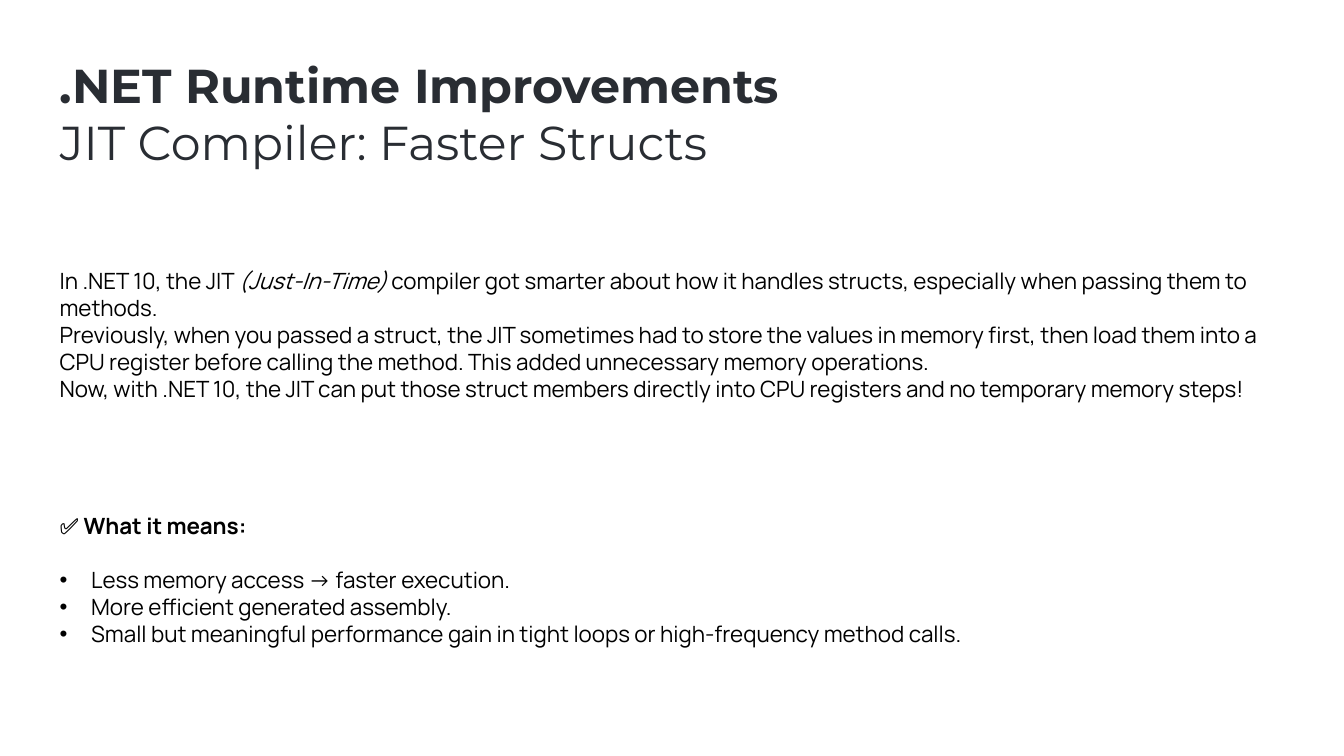
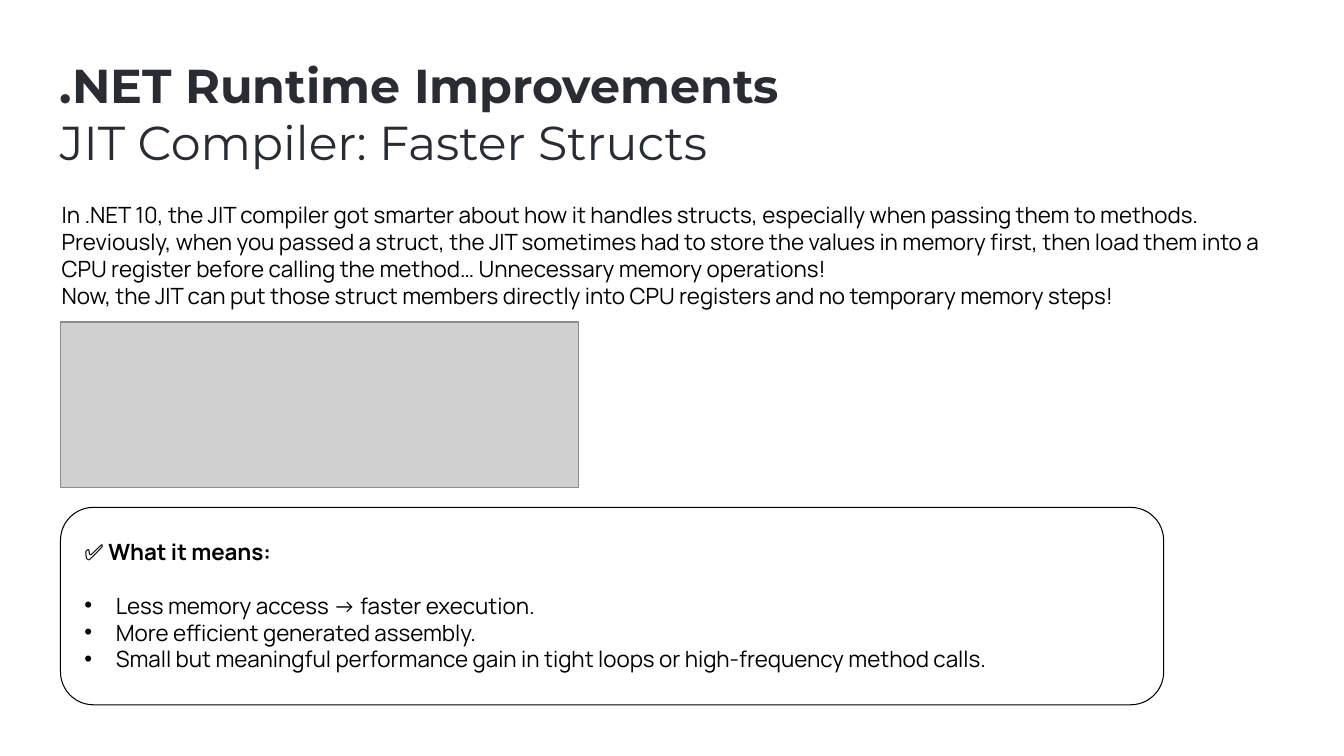
Before and after one commit to ebicoglu/presentations, a slide deck: slide 14 of abp-community-talks-2025.09.pptx. Drawn at 1344x756 pixels with LibreOffice and Linux fonts; fonts in the diff are those of the drawing; grey boxes stand for pictures; background and template pictures are left out. Boxes give left, top, right and bottom in pixels: in the first picture for what was removed or moved away, otherwise in the second. Text is boxed around its words. In the diff, an @@ line names an element or a change of style, - is before the commit and + after.

```diff
--- a/abp-community-talks-2025.09.pptx
+++ b/abp-community-talks-2025.09.pptx
@@ text at (62, 206, 1258, 310): text changed @@
-In .NET 10, the JIT (Just-In-Time) compiler got smarter about how it handles structs, especially when passing them to methods.
-Previously, when you passed a struct, the JIT sometimes had to store the values in memory first, then load them into a CPU register before calling the method. This added unnecessary memory operations.
-Now, with .NET 10, the JIT can put those struct members directly into CPU registers and no temporary memory steps!
+In .NET 10, the JIT compiler got smarter about how it handles structs, especially when passing them to methods. Previously, when you passed a struct, the JIT sometimes had to store the values in memory first, then load them into a CPU register before calling the method… Unnecessary memory operations!
+Now, the JIT can put those struct members directly into CPU registers and no temporary memory steps!
@@ picture added at (60, 323, 579, 489) @@
@@ rounded rectangle added at (60, 507, 1164, 705), outline #000000 0.75 pt @@
@@ text "✅ What it means:": place and size @@
-text "✅ What it means:" at (84, 517, 961, 648)
+text "✅ What it means:" at (108, 543, 985, 673)
```
Also in this commit, not shown: 17 other slides changed, 2 slides added, 1 slide removed.
